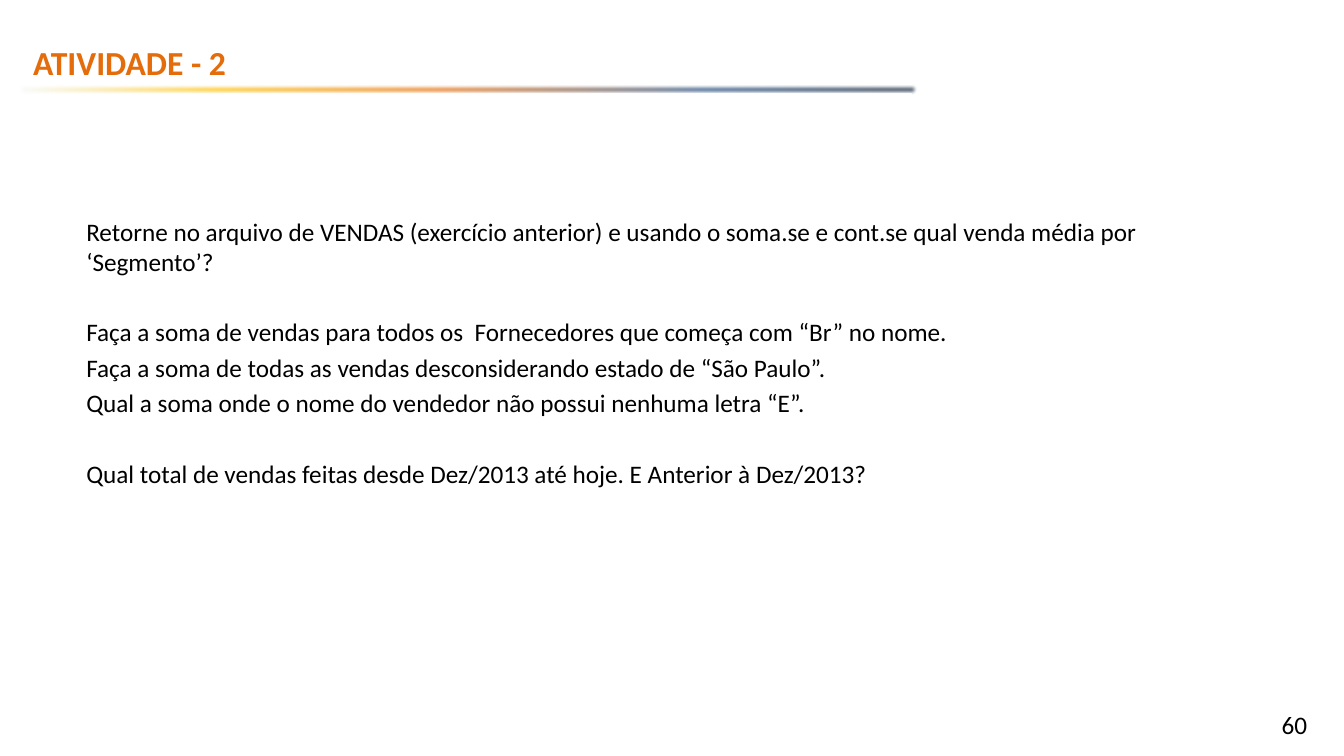
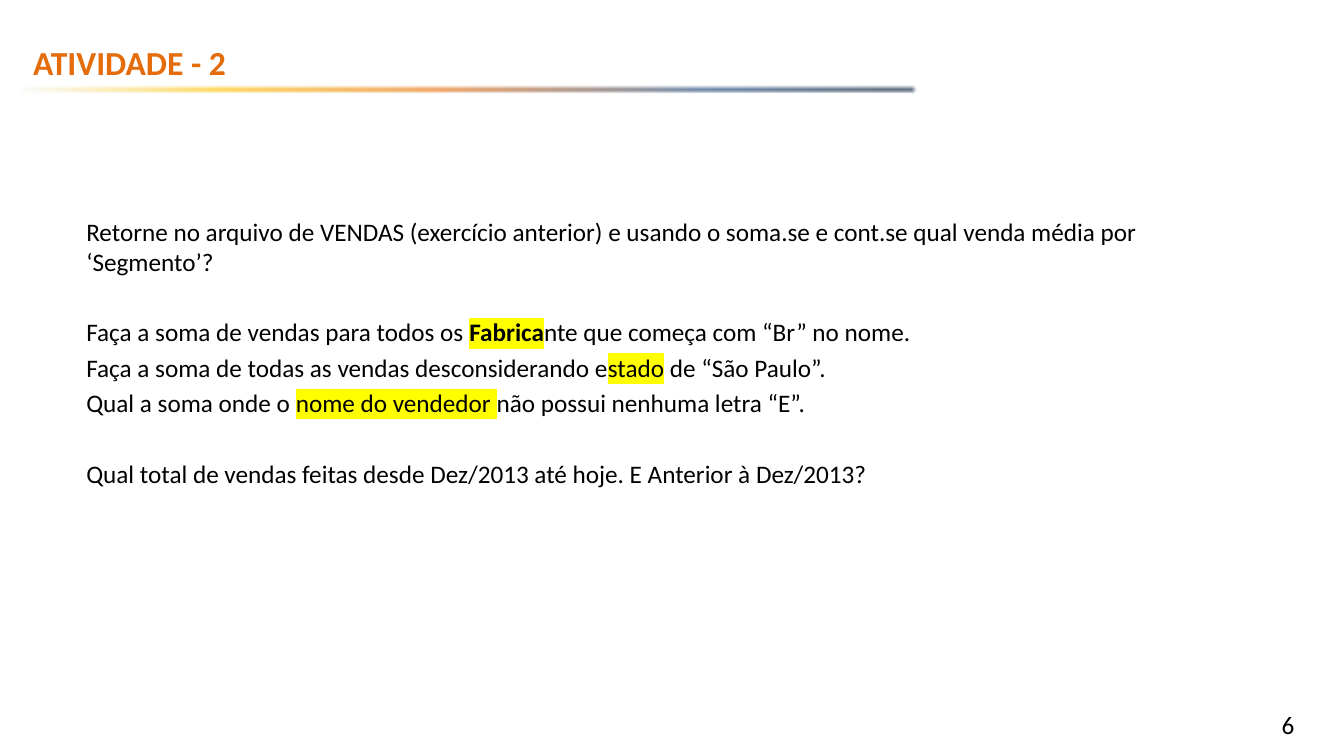
Before and after one commit to emerson-fenrir/Excel_Basico, a slide deck: slide 6 of Professor/Aula3.pptx (slide 60 before the commit). Drawn at 1344x756 pixels with LibreOffice and Linux fonts; fonts in the diff are those of the drawing; background and template pictures are left out. Boxes give left, top, right and bottom in pixels: in the first picture for what was removed or moved away, otherwise in the second. Text is boxed around its words. In the diff, an @@ line names an element or a change of style, - is before the commit and + after.

```diff
--- a/Professor/Aula3.pptx
+++ b/Professor/Aula3.pptx
@@ text at <box>86,321,910,348</box>: text changed @@
-Faça a soma de vendas para todos os Fornecedores que começa com “Br” no nome.
+Faça a soma de vendas para todos os Fabricante que começa com “Br” no nome.
@@ text at <box>86,356,825,416</box>: highlight none to #FFFF00 in "estado", "nome do vendedor" @@
@@ page number at <box>1282,717,1295,734</box>: text changed @@
-60
+6
```
Also in this commit, not shown: 6 other slides changed, 63 slides removed, 1 other file.
